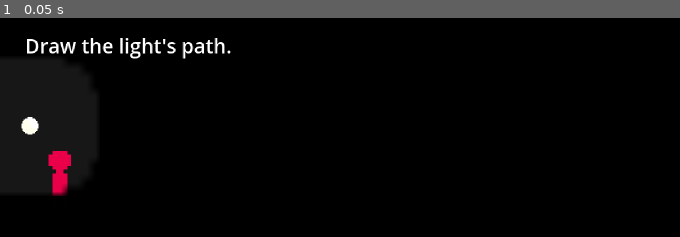
Above: before the commit, frame 1.
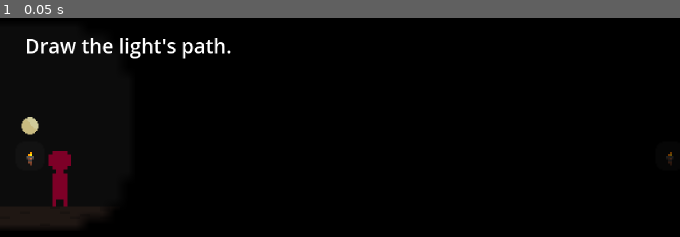
Above: after the commit, the same moment.

Repository: kvnfrr/Staylight
Game: Godot game, scene res://scenes/main.tscn
Two runs of this game, one before a commit and one after it. Both use one fixed random seed, a clock stepped at 60 frames per second and the inputs below.
Inputs:
- Up to frame 1 (0.05 s): no input

The runs differ from the first frame. In frame 1, 1.9% of the frame differs, in the area x 0-99%, y 45-95%.

Commit message:
Adjusted lighting levels for smoother appearance

Diff:
--- a/scenes/main.tscn
+++ b/scenes/main.tscn
@@ -7,6 +7,7 @@
 [ext_resource type="Texture2D" uid="uid://ll26dbopbktr" path="res://assets/ground_tile.png" id="4_tefeu"]
 [ext_resource type="Texture2D" uid="uid://cdr54eg5au6i7" path="res://assets/exit.png" id="5_tbgi4"]
 [ext_resource type="Texture2D" uid="uid://0dgoa3240u2n" path="res://assets/light_circle.png" id="6_o6xl0"]
+[ext_resource type="Texture2D" uid="uid://b00q8qm4k0on2" path="res://assets/torch.png" id="8_tipki"]
 
 [sub_resource type="RectangleShape2D" id="RectangleShape2D_0wfyh"]
 size = Vector2(6, 15)
@@ -58,9 +59,9 @@
 
 [node name="PointLight2D" type="PointLight2D" parent="Spirit" unique_id=760422214]
 scale = Vector2(3.5, 3.5)
-energy = 1.5
+energy = 0.8
 texture = ExtResource("6_o6xl0")
-texture_scale = 2.0
+texture_scale = 3.0
 
 [node name="UI" type="CanvasLayer" parent="." unique_id=214130784]
 
@@ -118,11 +119,35 @@
 
 [node name="Background" type="ColorRect" parent="." unique_id=1284068081]
 visibility_layer = 2
-z_index = -1
+z_index = -100
 offset_right = 640.0
 offset_bottom = 360.0
 mouse_filter = 2
 color = Color(0.05882353, 0.05882353, 0.05882353, 1)
 
+[node name="TorchStart" type="Node2D" parent="." unique_id=1982348870]
+position = Vector2(24, 120)
+
+[node name="Sprite2D" type="Sprite2D" parent="TorchStart" unique_id=424925918]
+scale = Vector2(1.5, 1.5)
+texture = ExtResource("8_tipki")
+
+[node name="PointLight2D" type="PointLight2D" parent="TorchStart" unique_id=1551619280]
+energy = 0.4
+texture = ExtResource("6_o6xl0")
+texture_scale = 1.5
+
+[node name="TorchExit" type="Node2D" parent="." unique_id=144257387]
+position = Vector2(536, 120)
+
+[node name="Sprite2D" type="Sprite2D" parent="TorchExit" unique_id=284956243]
+scale = Vector2(1.5, 1.5)
+texture = ExtResource("8_tipki")
+
+[node name="PointLight2D" type="PointLight2D" parent="TorchExit" unique_id=1516470039]
+energy = 0.4
+texture = ExtResource("6_o6xl0")
+texture_scale = 1.5
+
 [connection signal="body_entered" from="Exit" to="." method="_on_exit_body_entered"]
 [connection signal="body_entered" from="DeathZone" to="." method="_on_death_zone_body_entered"]
Binary file added: assets/torch.png
Not shown, added: assets/torch.png.import
